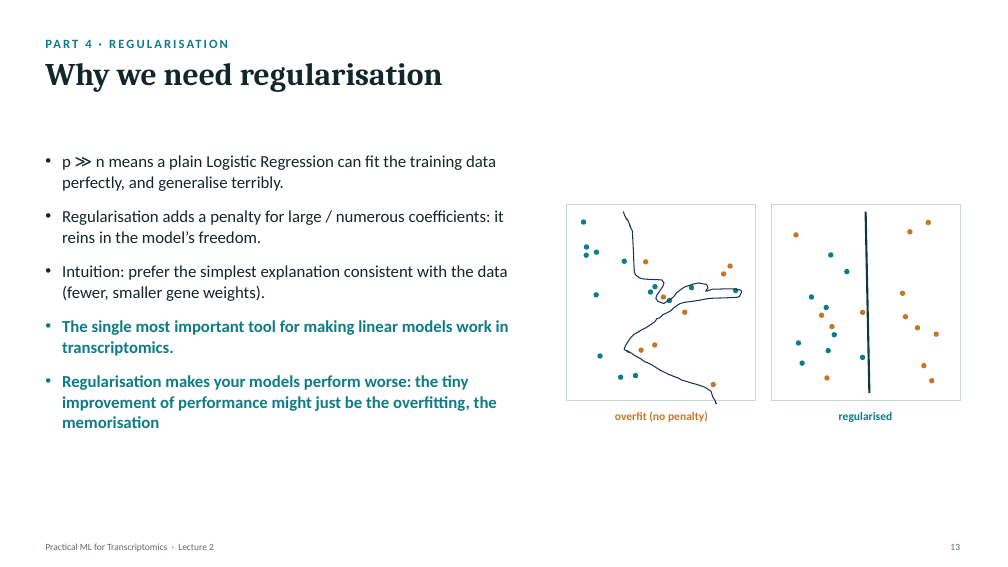
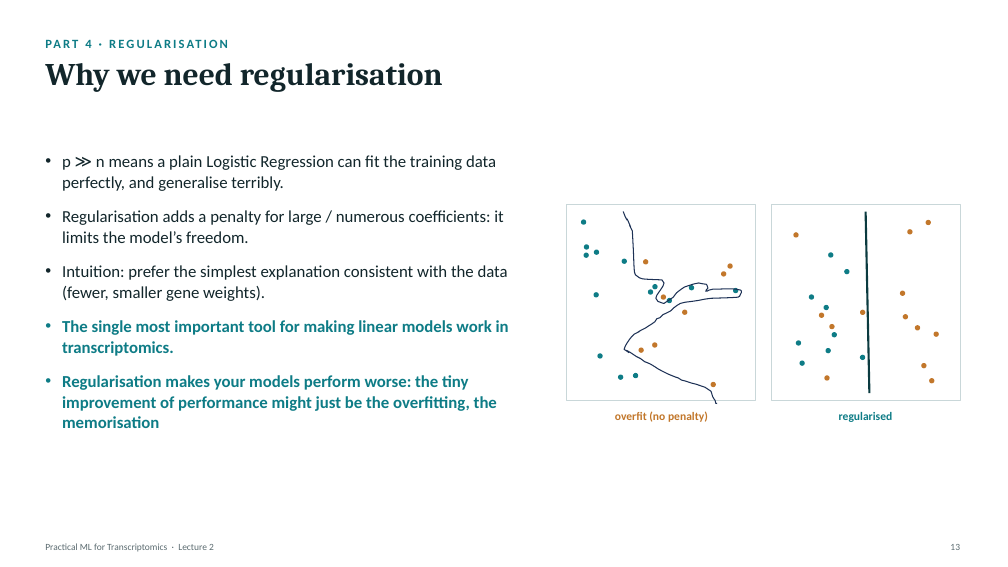
Before and after one commit to zhanyinx/ml26, a slide deck: slide 13 of lessons/lesson02_baseline_model/theory/slides/Lecture2 - Building the First Predictive Model.pptx. Drawn at 1008x567 pixels with LibreOffice and Linux fonts; fonts in the diff are those of the drawing. Boxes give left, top, right and bottom in pixels: in the first picture for what was removed or moved away, otherwise in the second. Text is boxed around its words. In the diff, an @@ line names an element or a change of style, - is before the commit and + after.

```diff
--- a/lessons/lesson02_baseline_model/theory/slides/Lecture2 - Building the First Predictive Model.pptx
+++ b/lessons/lesson02_baseline_model/theory/slides/Lecture2 - Building the First Predictive Model.pptx
@@ text at (62,210,503,243): text changed @@
-• Regularisation adds a penalty for large / numerous coefficients: it reins in the model’s freedom.
+• Regularisation adds a penalty for large / numerous coefficients: it limits the model’s freedom.
```
Also in this commit, not shown: 10 other slides changed.
